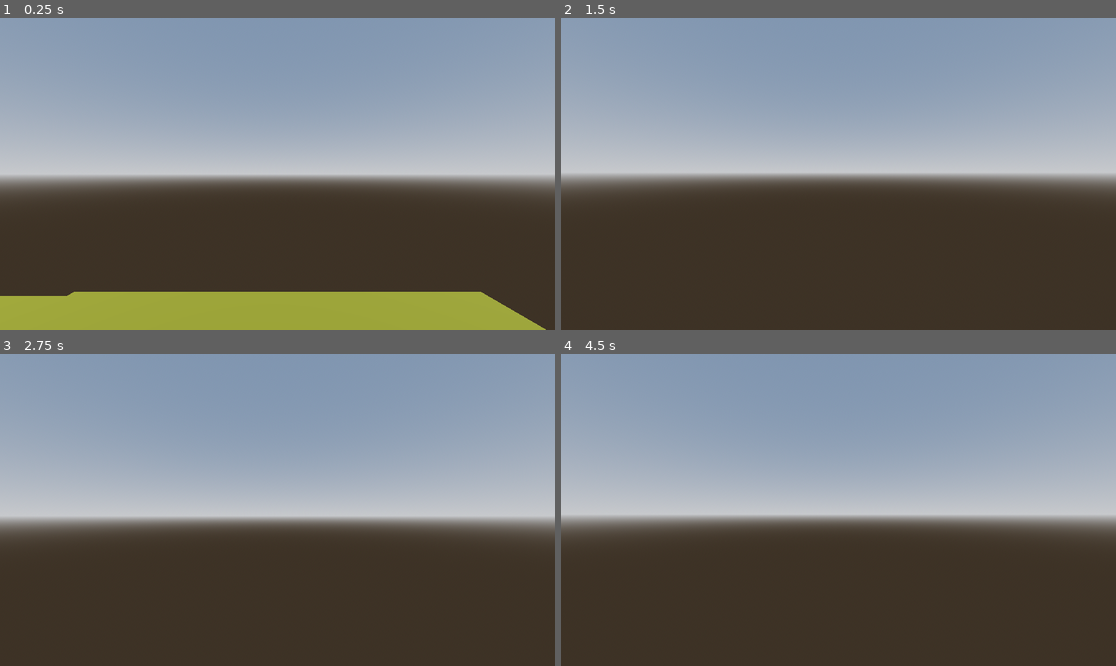
Above: before the commit, frames 1-4 (two rows, left to right).
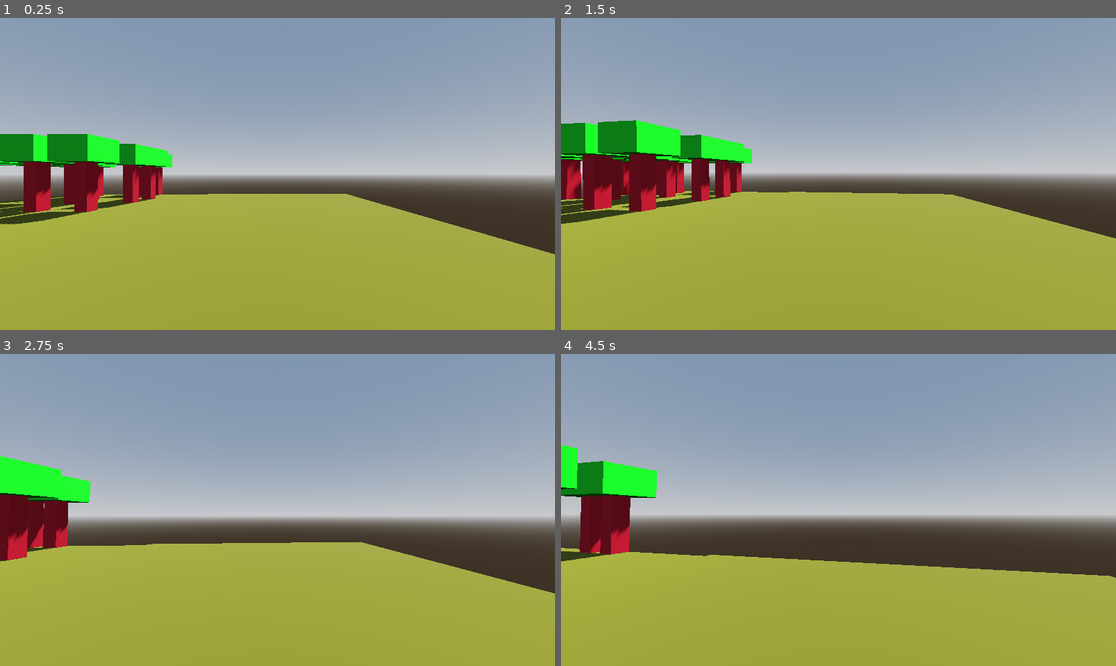
Above: after the commit, the same moments.

Repository: imekon/fps4
Game: Godot game, scene res://scenes/main.tscn
The game is run twice, just before and just after one commit, with the same random seed, the same clock (stepped at 60 frames per second) and the same inputs.
Inputs (mouse positions are in pixels of both pictures, inside the frame that each line leads up to):
- Up to frame 1 (0.25 s): no input
- Up to frame 2 (1.5 s): tap Enter (ui_accept) at 0.5, 0.77 s; move the mouse to (866, 174) at 0.52 s; hold Up (forward) from 0.53 s (still down); move the mouse to (810, 174) at 1.27 s
- Up to frame 3 (2.75 s): keep holding Up (forward); tap Enter (ui_accept) at 1.52 s; move the mouse to (288, 503) at 2.02 s
- Up to frame 4 (4.5 s): keep holding Up (forward); move the mouse to (832, 516) at 2.77 s; tap Enter (ui_accept) at 3.02, 3.77 s; move the mouse to (877, 513) at 3.52 s; move the mouse to (794, 506) at 4.27 s

The runs differ from the first frame. In frame 1, 33% of the frame differs, in the area x 0-100%, y 37-100%; in frame 2, 48%, in the area x 0-100%, y 32-100%; in frame 3, 40%; in frame 4, 37%.

Commit message:
fix tree issue

Diff:
--- a/scenes/empty_floor.tscn
+++ b/scenes/empty_floor.tscn
@@ -8,5 +8,5 @@
 [node name="floor" type="CSGBox3D" parent="."]
 transform = Transform3D(1, 0, 0, 0, 1, 0, 0, 0, 1, 0, -0.5, 0)
 use_collision = true
-size = Vector3(10, 0.1, 10)
+size = Vector3(20, 0.1, 20)
 material = SubResource("StandardMaterial3D_avvtj")
--- a/scenes/woods_floor.tscn
+++ b/scenes/woods_floor.tscn
@@ -11,5 +11,5 @@
 [node name="floor" type="CSGBox3D" parent="."]
 transform = Transform3D(1, 0, 0, 0, 1, 0, 0, 0, 1, 0, -0.5, 0)
 use_collision = true
-size = Vector3(10, 0.1, 10)
+size = Vector3(20, 0.1, 20)
 material = SubResource("StandardMaterial3D_avvtj")
--- a/scripts/main.gd
+++ b/scripts/main.gd
@@ -11,8 +11,28 @@
 	var inst = floor.instantiate()
 	stage.add_child(inst)
 
+	inst = floor.instantiate()
+	inst.position.z = -20
+	stage.add_child(inst)
+
+	inst = floor.instantiate()
+	inst.position.z = 20
+	stage.add_child(inst)
+
 	var woods = preload("res://scenes/woods_floor.tscn")
-	var inst2 = woods.instantiate()
-	inst2.position.x = -10
-	inst2.position.y = inst.position.y - 0.1
-	stage.add_child(inst2)
+	inst = woods.instantiate()
+	inst.position.x = -20
+	inst.position.y = inst.position.y - 0.1
+	stage.add_child(inst)
+
+	inst = woods.instantiate()
+	inst.position.x = -20
+	inst.position.y = inst.position.y - 0.1
+	inst.position.z = -20
+	stage.add_child(inst)
+
+	inst = woods.instantiate()
+	inst.position.x = -20
+	inst.position.y = inst.position.y - 0.1
+	inst.position.z = 20
+	stage.add_child(inst)
--- a/scripts/woods_floor.gd
+++ b/scripts/woods_floor.gd
@@ -1,11 +1,14 @@
 extends Node3D
 
-func _onready():
+func _ready():
 	var tree = preload("res://scenes/tree.tscn")
 
 	for y in 4:
 		for x in 4:
 			var inst = tree.instantiate()
 			inst.position.x = -8 + x * 4 + randi() % 3 - 1.5
+			inst.position.y = inst.position.y - 0.5
 			inst.position.z = -8 + y * 4 + randi() % 3 - 1.5
 			add_child(inst)
+
+	print('woods')
